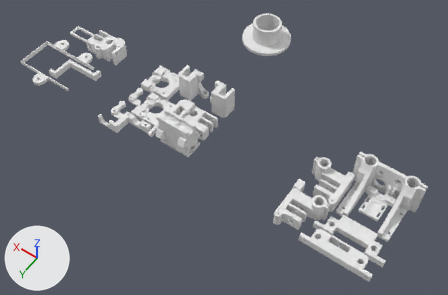
A saved change to the Blender file sources/blender/sc_12_plates.blend.
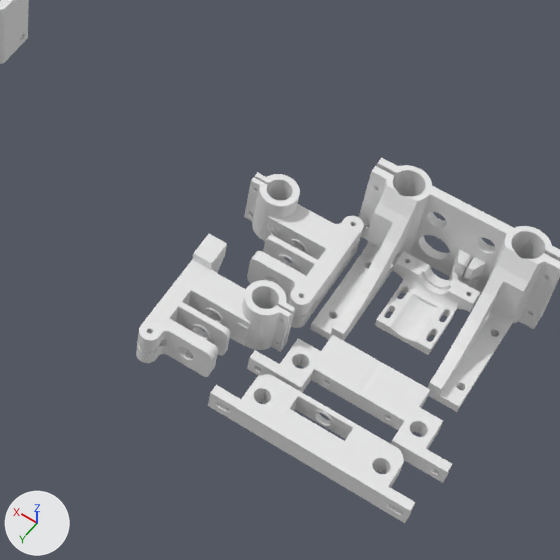
Each version is shown whole from a 50 mm lens placed at (-348.0, 416.0, 698.0), pointed at (-14.0, -51.0, -35.0), then close up on the part from 50% to 95% of the width and 32% to 100% of the height. The axes (+X, +Y, +Z) are drawn at lower left. The lights are the same throughout.

Names of what the first close-up shows: 'Output (5)', 'Output (5).001', 'Output.001', 'Output.008', 'Output.009', 'Output.010', 'Output.012'.
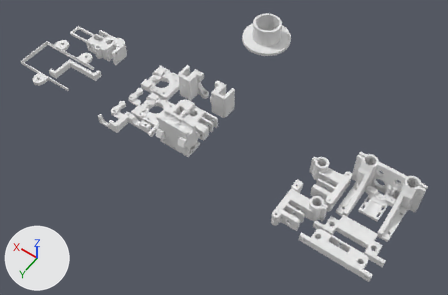
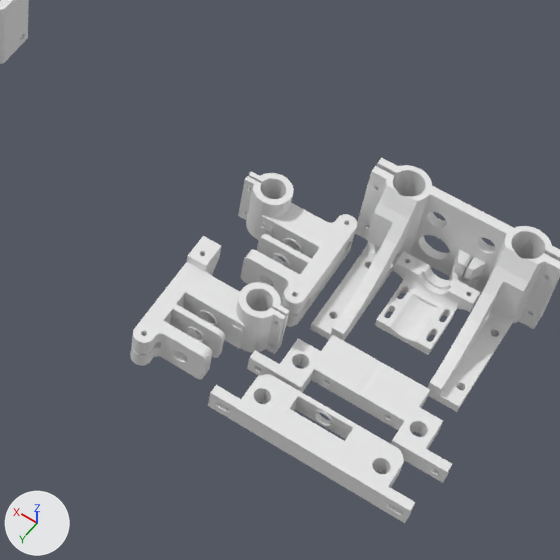
Pixel boxes (x1, y1, x2, y2) of what changed, in the close-ups (560 x 560 px):
'Output (5).001', moved
    before: (136, 234, 295, 377)
    after: (130, 236, 290, 379)
'Output (5)', moved
    before: (244, 172, 364, 328)
    after: (238, 171, 357, 327)

The change in detail:
Object 'Output (5).001' (ob_output__5__001) moves from (-207.7, -13.6, 20.0) to (-206.2, -11.0, 20.0).
Object 'Output (5)' (ob_output__5) moves from (-144.5, -70.6, 20.0) to (-141.7, -69.5, 20.0).
